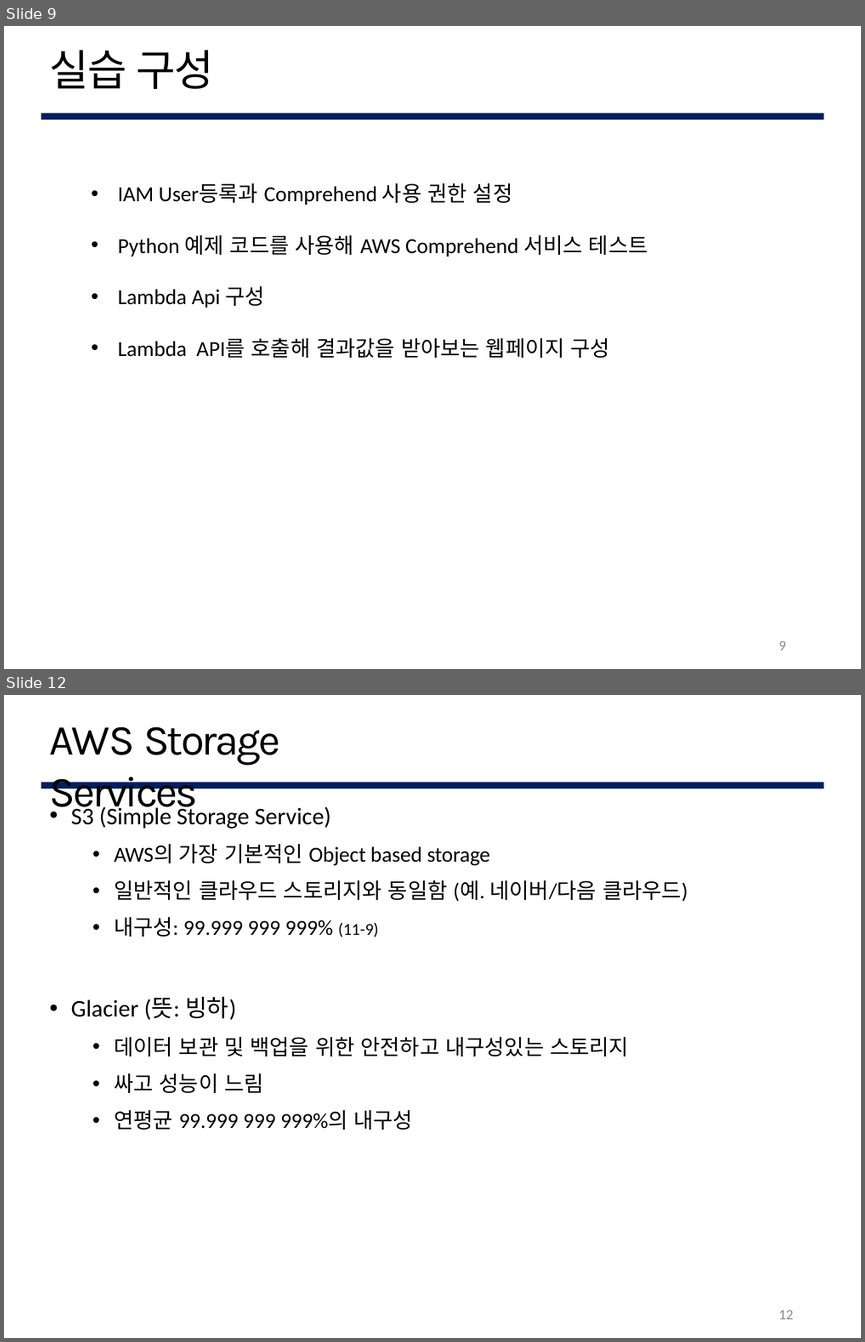
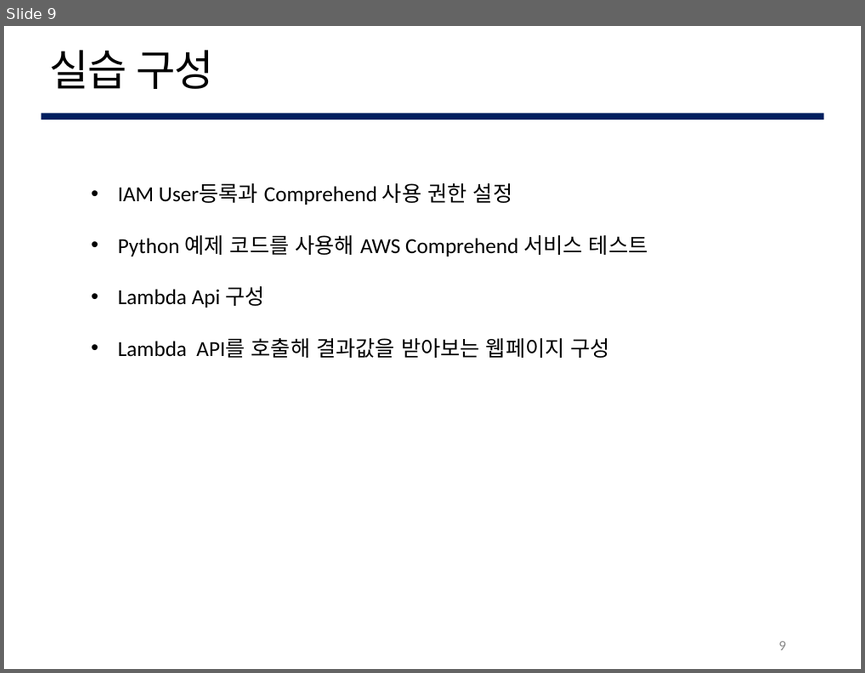
Before and after one commit to lee95292/AWS_Comprehend_onUse, a slide deck: sildes/AWS_Comprehend.pptx. Shown one above the other, each under a label of ours: slides 9 and 12 before the commit, slide 9 after it; the slides between them are not shown. The pictures are 865x1342 and 865x673 pixels, drawn with LibreOffice and Linux fonts; fonts in the diff are those of the drawing; background and template pictures are left out. Boxes give left, top, right and bottom in pixels: in the first picture for what was removed or moved away, otherwise in the second. Text is boxed around its words. In the diff, an @@ line names an element or a change of style, - is before the commit and + after.

```diff
--- a/sildes/AWS_Comprehend.pptx
+++ b/sildes/AWS_Comprehend.pptx
@@ slide 12 removed at (4, 695, 861, 1338), background #FFFFFF; not listed: 1 template element that a slide beside it also shows @@
@@ title removed at (50, 726, 280, 817) @@
-AWS Storage Services
@@ text removed at (71, 804, 687, 1129) @@
-• S3 (Simple Storage Service)
-  • AWS의 가장 기본적인 Object based storage
-  • 일반적인 클라우드 스토리지와 동일함 (예. 네이버/다음 클라우드)
-  • 내구성: 99.999 999 999% (11-9)
-• Glacier (뜻: 빙하)
-  • 데이터 보관 및 백업을 위한 안전하고 내구성있는 스토리지
-  • 싸고 성능이 느림
-  • 연평균 99.999 999 999%의 내구성
@@ page number removed at (778, 1310, 793, 1319) @@
-12
```
Also in this commit, not shown: 2 slides changed, 7 slides added, 40 other slides removed.
